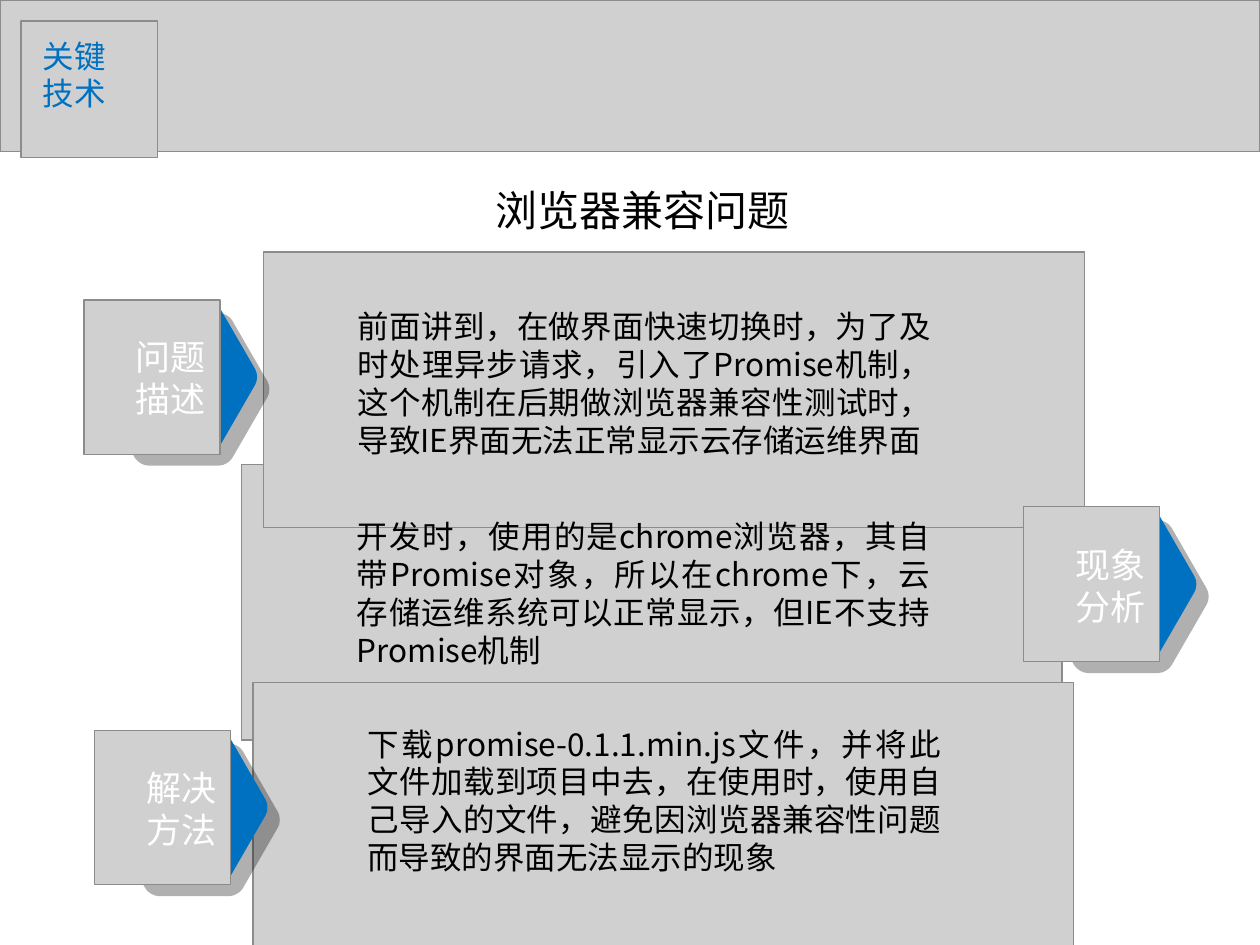
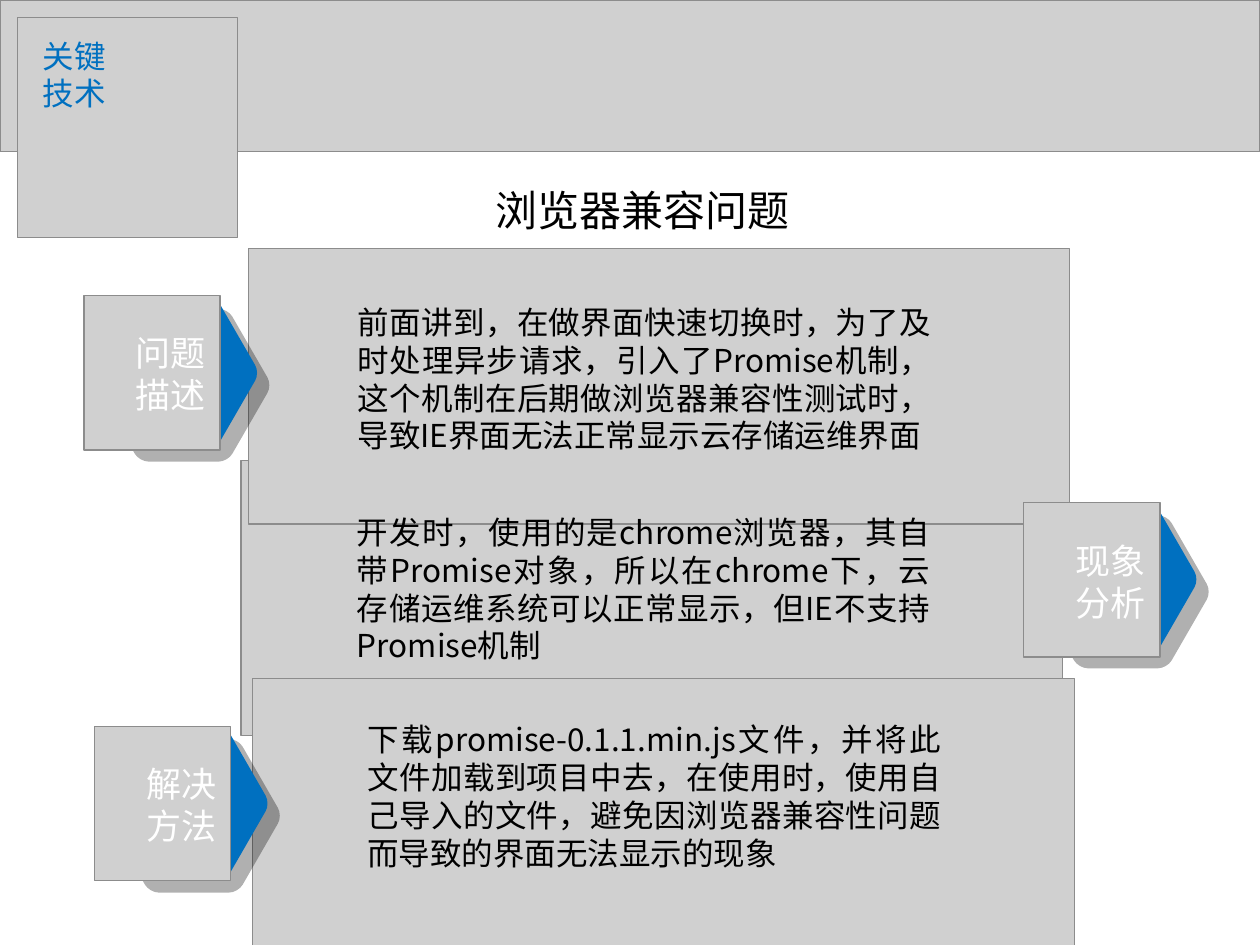
Before and after one commit to liaoliaoanxiao/mediumRepy, a slide deck: slide 18 of 论文/SA14226355孙君伟答辩.ppt (slide 16 before the commit). Drawn at 1260x945 pixels with LibreOffice and Linux fonts; fonts in the diff are those of the drawing; grey boxes stand for pictures. Boxes give left, top, right and bottom in pixels: in the first picture for what was removed or moved away, otherwise in the second. Text is boxed around its words. In the diff, an @@ line names an element or a change of style, - is before the commit and + after.

```diff
--- a/论文/SA14226355孙君伟答辩.ppt
+++ b/论文/SA14226355孙君伟答辩.ppt
@@ picture resized from (x1=21, y1=21, x2=158, y2=158) to (x1=18, y1=18, x2=238, y2=238) @@
@@ picture moved from (x1=263, y1=252, x2=1084, y2=528) to (x1=248, y1=248, x2=1068, y2=524) @@
@@ 6 texts, 5 pictures, 3 freeform shapes moved together from (x1=84, y1=300, x2=1197, y2=945) to (x1=84, y1=296, x2=1197, y2=945) @@
```
Also in this commit, not shown: 16 other slides changed, 2 slides added, 4 slides removed, 1 other file.
